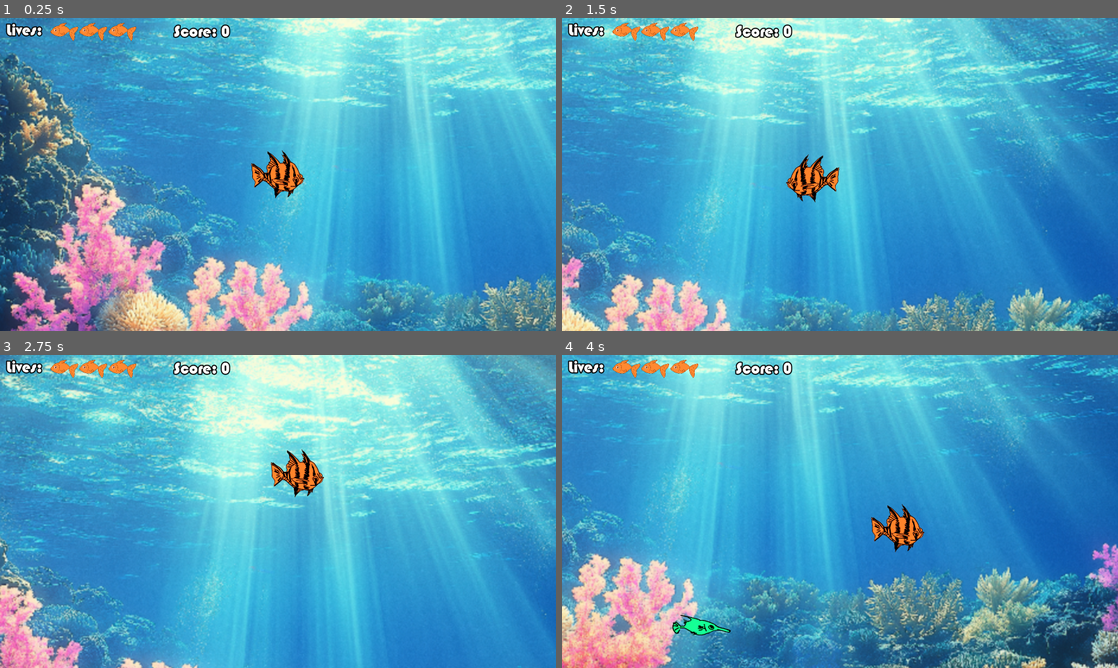
Above: before the commit, frames 1-4 (two rows, left to right).
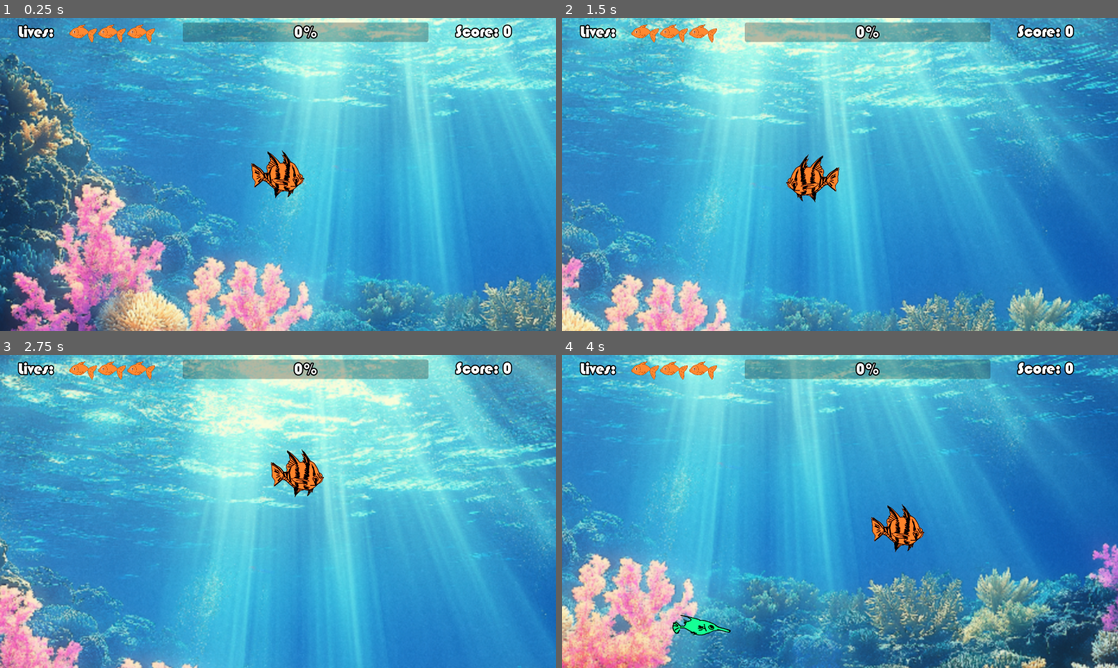
Above: after the commit, the same moments.

Repository: cpbarrett9/fish-game
Game: Godot game, scene res://Scenes/Levels/main.tscn
The game is run twice, just before and just after one commit, with the same random seed, the same clock (stepped at 60 frames per second) and the same inputs.
Inputs (mouse positions are in pixels of both pictures, inside the frame that each line leads up to):
- Up to frame 1 (0.25 s): no input
- Up to frame 2 (1.5 s): tap Enter at 0.5 s; move the mouse to (962, 158) at 0.52 s; move the mouse to (728, 190) at 1.27 s
- Up to frame 3 (2.75 s): move the mouse to (333, 442) at 2.02 s
- Up to frame 4 (4 s): move the mouse to (812, 574) at 2.77 s; move the mouse to (1006, 558) at 3.52 s

The runs differ from the first frame. In frame 1, 4.0% of the frame differs, in the area x 1-93%, y 1-8%; in frame 2, 4.1%; in frame 3, 4.0%; in frame 4, 4.1%.

Commit message:
Progress bar added to UI

Diff:
--- a/Scenes/Levels/main.tscn
+++ b/Scenes/Levels/main.tscn
@@ -12,6 +12,7 @@
 [ext_resource type="FontFile" uid="uid://bp0uouxxll3gu" path="res://BAUHS93.TTF" id="9_d8okw"]
 [ext_resource type="Script" uid="uid://b1tyaiyl0sht6" path="res://Scenes/Levels/score_label.gd" id="10_asd15"]
 [ext_resource type="PackedScene" uid="uid://pyvgse1m3b7d" path="res://Scenes/3Lives.tscn" id="11_0iqpd"]
+[ext_resource type="Script" uid="uid://dr7wp4ioa68p2" path="res://Scripts/progress_bar.gd" id="13_5txqb"]
 [ext_resource type="Script" uid="uid://t86ev605jg0t" path="res://Scripts/game_over.gd" id="13_irn1k"]
 [ext_resource type="Texture2D" uid="uid://84kyueo3ny10" path="res://Sprites/sprite_black.jpg" id="13_snpdt"]
 [ext_resource type="Script" uid="uid://n2x4vml63a2o" path="res://Scripts/dim_overlay.gd" id="14_snpdt"]
@@ -80,9 +81,9 @@
 [node name="UI" type="CanvasLayer" parent="."]
 
 [node name="ScoreLabel" type="Label" parent="UI"]
-offset_left = 500.0
+offset_left = 1311.0
 offset_top = 13.0
-offset_right = 641.0
+offset_right = 1452.0
 offset_bottom = 78.0
 theme_override_colors/font_shadow_color = Color(0, 0, 0, 1)
 theme_override_colors/font_outline_color = Color(0, 0, 0, 1)
@@ -97,10 +98,10 @@
 script = ExtResource("10_asd15")
 
 [node name="LivesLabel" type="Label" parent="UI"]
-offset_left = 5.0
-offset_top = 9.0
-offset_right = 146.0
-offset_bottom = 74.0
+offset_left = 39.0
+offset_top = 14.0
+offset_right = 180.0
+offset_bottom = 79.0
 theme_override_colors/font_shadow_color = Color(0, 0, 0, 1)
 theme_override_colors/font_outline_color = Color(0, 0, 0, 1)
 theme_override_constants/shadow_offset_x = 1
@@ -114,7 +115,21 @@
 script = ExtResource("9_5sf7f")
 
 [node name="3Lives" parent="UI" instance=ExtResource("11_0iqpd")]
-position = Vector2(185, 40)
+position = Vector2(239, 45)
+
+[node name="ProgressBar" type="ProgressBar" parent="UI"]
+offset_left = 526.0
+offset_top = 13.0
+offset_right = 1233.0
+offset_bottom = 69.0
+theme_override_colors/font_color = Color(0.95, 0.95, 0.95, 1)
+theme_override_colors/font_outline_color = Color(0, 0, 0, 1)
+theme_override_constants/outline_size = 13
+theme_override_fonts/font = ExtResource("9_d8okw")
+theme_override_font_sizes/font_size = 45
+max_value = 300.0
+rounded = true
+script = ExtResource("13_5txqb")
 
 [node name="Transition" type="CanvasLayer" parent="."]
 visible = false
--- /dev/null
+++ b/Scripts/progress_bar.gd
@@ -0,0 +1,14 @@
+extends ProgressBar
+
+@onready var main_node = $"../.."
+@onready var playerScore: int
+
+# Called when the node enters the scene tree for the first time.
+func _ready() -> void:
+	pass # Replace with function body.
+
+
+# Called every frame. 'delta' is the elapsed time since the previous frame.
+func _process(delta: float) -> void:
+	var playerScore: int = main_node.getScore()
+	set_value(playerScore)
Not shown: 1 places in Scenes/Levels/main.tscn that only renumber resources
Not shown, added: Scripts/progress_bar.gd.uid
